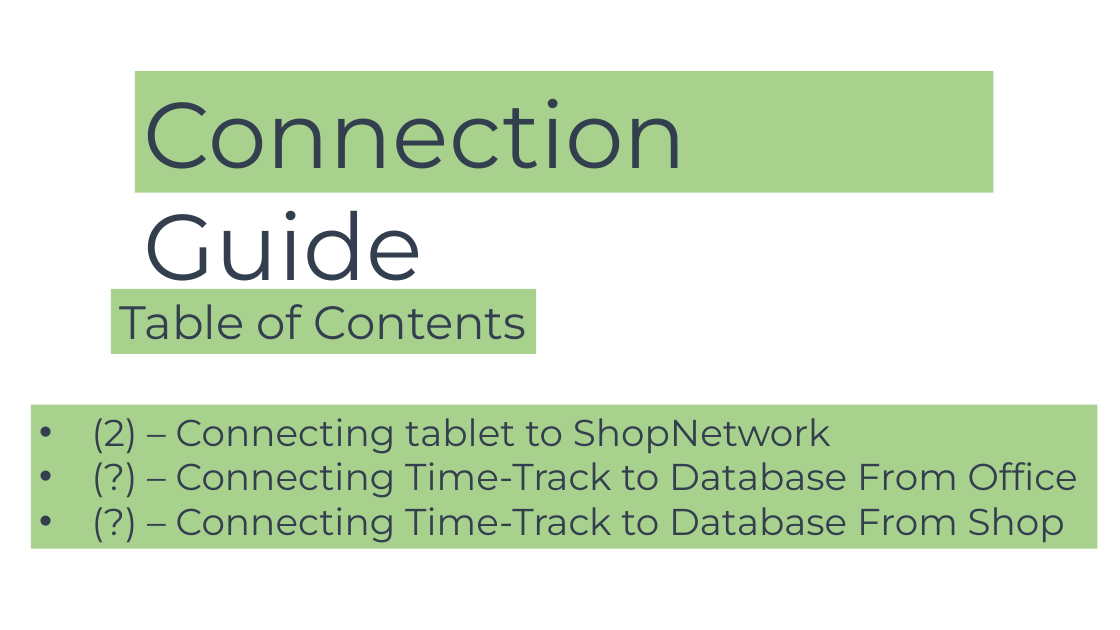
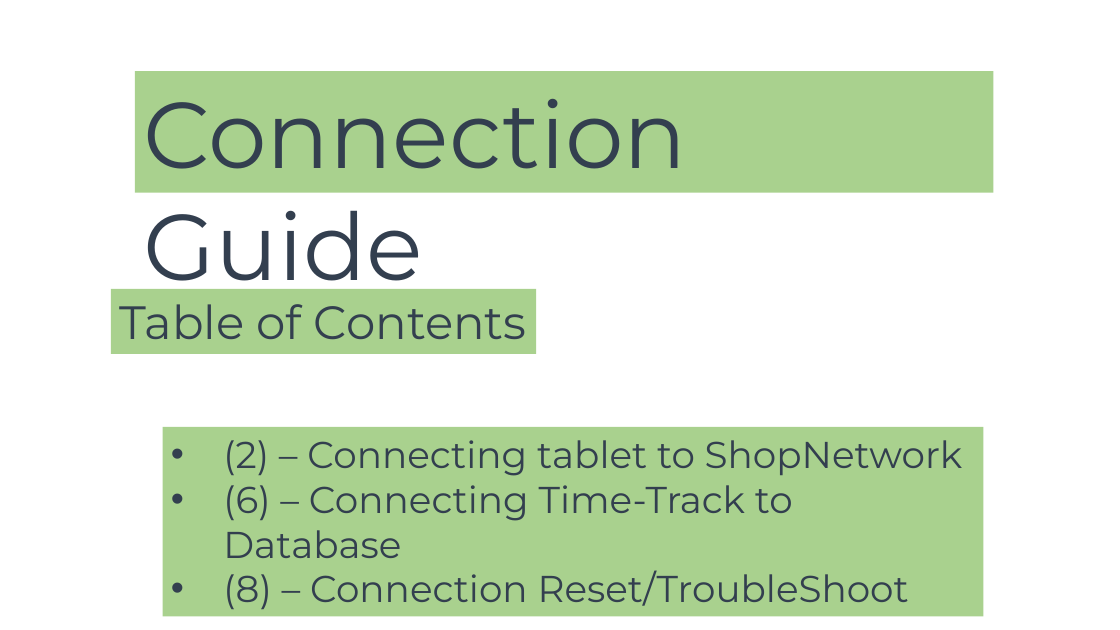
Before and after one commit to joshuawootonn/time-track, a slide deck: slide 1 of Instructions/Connection Presentation.pptx. Drawn at 1120x630 pixels with LibreOffice and Linux fonts; fonts in the diff are those of the drawing. Boxes give left, top, right and bottom in pixels: in the first picture for what was removed or moved away, otherwise in the second. Text is boxed around its words. In the diff, an @@ line names an element or a change of style, - is before the commit and + after.

Commit message:
Finish Connection Presentation

```diff
--- a/Instructions/Connection Presentation.pptx
+++ b/Instructions/Connection Presentation.pptx
@@ rectangle "(2) – Connecting tablet to ...": place and size @@
-rectangle "(2) – Connecting tablet to ..." at box(31, 405, 1098, 549)
+rectangle "(2) – Connecting tablet to ..." at box(163, 427, 984, 617)
@@ text in rectangle at box(223, 485, 909, 609): text changed @@
-• (?) – Connecting Time-Track to Database From Office
-• (?) – Connecting Time-Track to Database From Shop
+• (6) – Connecting Time-Track to Database
+• (8) – Connection Reset/TroubleShoot
```
Also in this commit, not shown: 1 other slide changed, 3 slides added, 8 other files.
